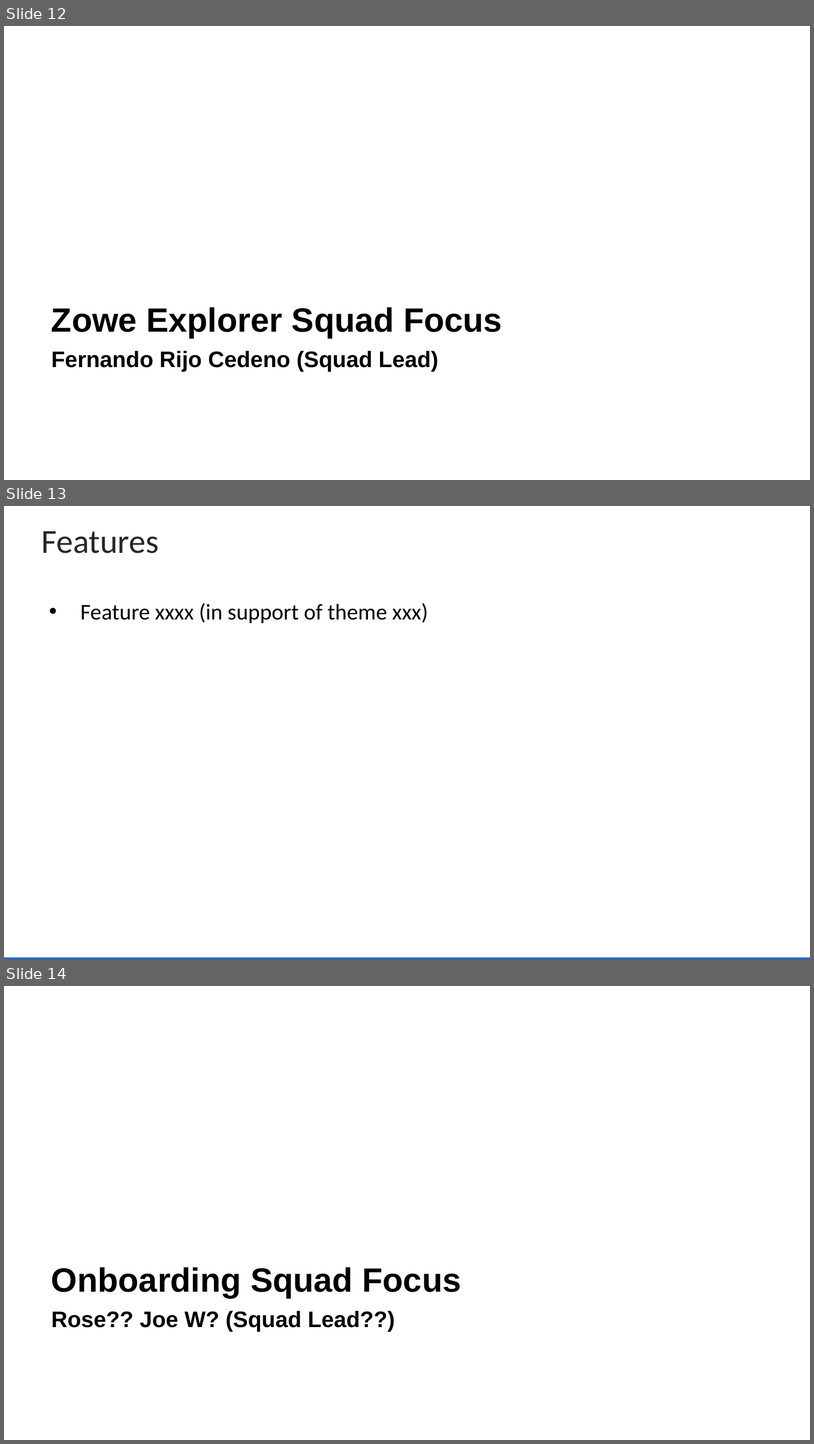
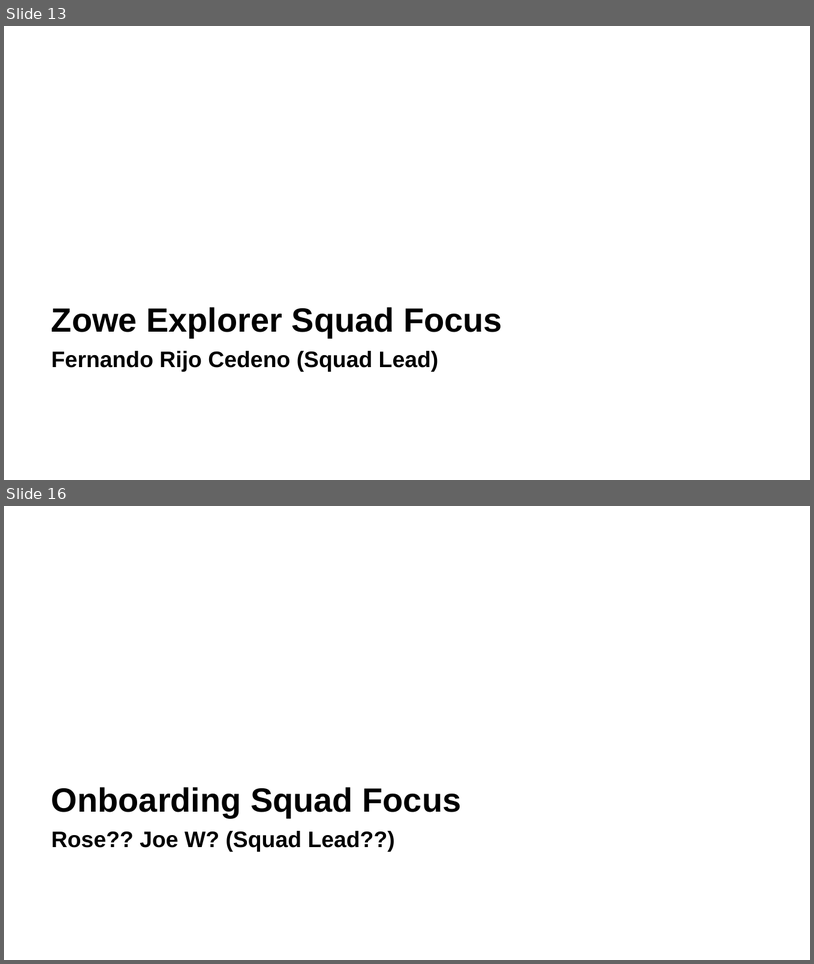
Before and after one commit to zowe/community, a slide deck: Project Management/20PI3 Planning/Zowe Community Squad Focus for 20PI3.pptx. Shown one above the other, each under a label of ours: slides 12, 13 and 14 before the commit, slides 13 and 16 after it; the slides between them are not shown. The pictures are 814x1444 and 814x964 pixels, drawn with LibreOffice and Linux fonts; fonts in the diff are those of the drawing; background and template pictures are left out. Boxes give left, top, right and bottom in pixels: in the first picture for what was removed or moved away, otherwise in the second. Text is boxed around its words. In the diff, an @@ line names an element or a change of style, - is before the commit and + after.

```diff
--- a/Project Management/20PI3 Planning/Zowe Community Squad Focus for 20PI3.pptx
+++ b/Project Management/20PI3 Planning/Zowe Community Squad Focus for 20PI3.pptx
@@ slide 13 removed at bbox=[4, 506, 810, 960], background #FFFFFF @@
@@ title removed at bbox=[42, 531, 159, 553] @@
-Features
@@ text removed at bbox=[80, 603, 428, 623] @@
-• Feature xxxx (in support of theme xxx)
@@ rectangle removed at bbox=[4, 957, 810, 960] @@
@@ what was slide 12 is now slide 13 @@
@@ what was slide 14 is now slide 16 @@
```
Also in this commit, not shown: 4 slides changed, 5 slides added, 2 other slides removed.
